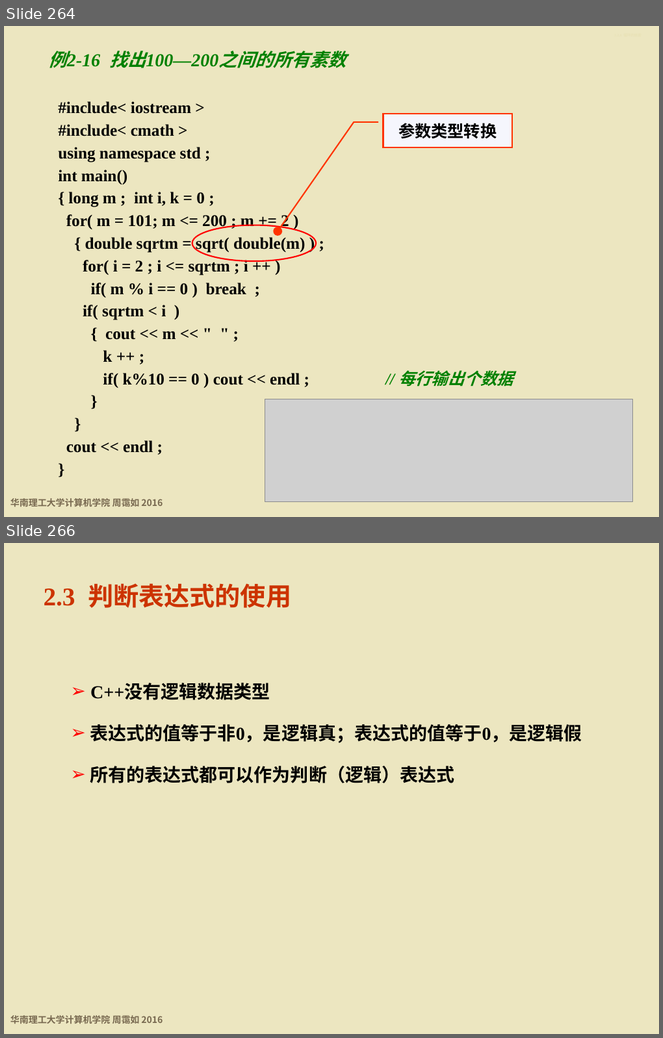
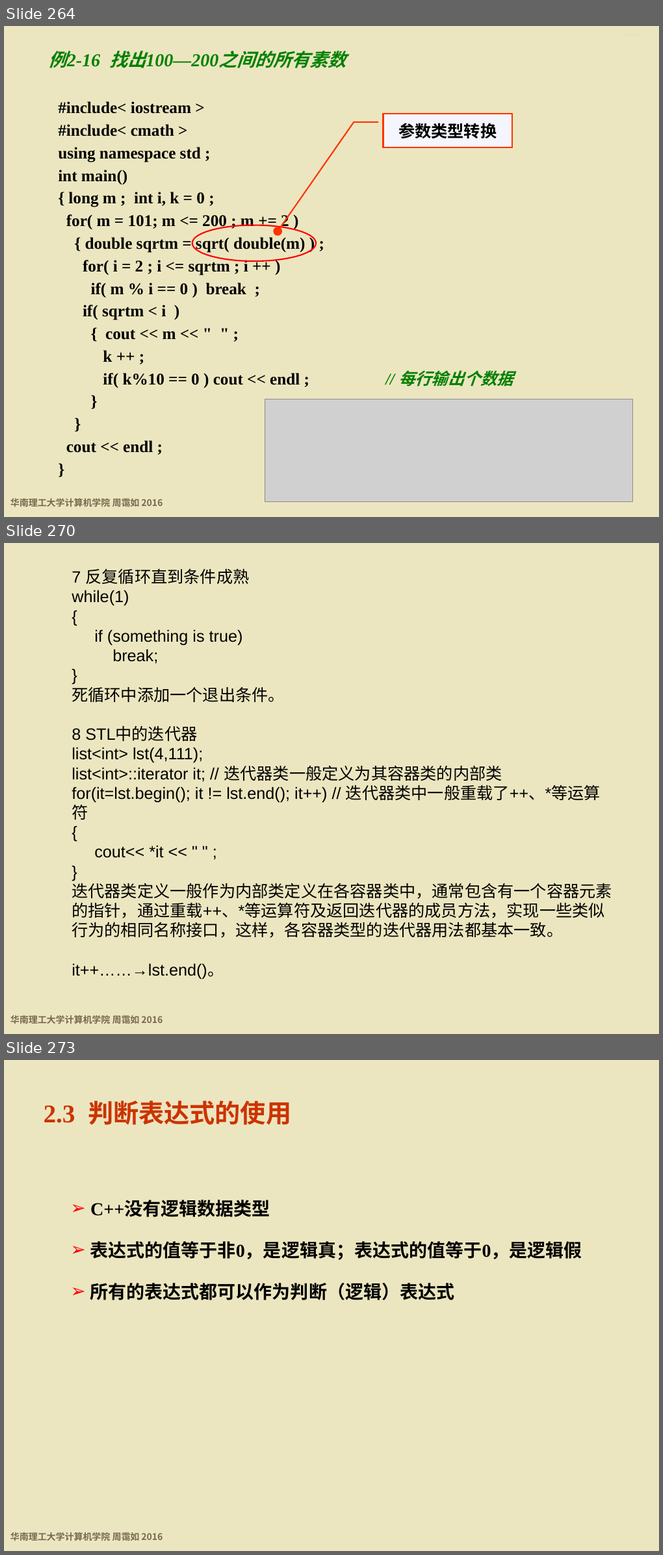
Before and after one commit to wwuhn/wwuhn.github.io, a slide deck: bookspcClassic/C++程序设计基础（第5版）周霭如/2-程序控制结构.pptx. Shown one above the other, each under a label of ours: slides 264 and 266 before the commit, slides 264, 270 and 273 after it; the slides between them are not shown. The pictures are 663x1038 and 663x1555 pixels, drawn with LibreOffice and Linux fonts; fonts in the diff are those of the drawing; grey boxes stand for pictures; background and template pictures are left out. Boxes give left, top, right and bottom in pixels: in the first picture for what was removed or moved away, otherwise in the second. Text is boxed around its words. In the diff, an @@ line names an element or a change of style, - is before the commit and + after.

```diff
--- a/bookspcClassic/C++程序设计基础（第5版）周霭如/2-程序控制结构.pptx
+++ b/bookspcClassic/C++程序设计基础（第5版）周霭如/2-程序控制结构.pptx
@@ slide 270 added at [4, 543, 659, 1034], background #ECE6C0; not listed: 1 template element that a slide beside it also shows @@
@@ text added at [72, 569, 612, 980], 18 pt, text #000000 @@
+7 反复循环直到条件成熟
+while(1)
+{
+if (something is true)
+break;
+}
+死循环中添加一个退出条件。
+8 STL中的迭代器
+list<int> lst(4,111);
+list<int>::iterator it; // 迭代器类一般定义为其容器类的内部类
+for(it=lst.begin(); it != lst.end(); it++) // 迭代器类中一般重载了++、*等运算符
+{
+cout<< *it << " " ;
+}
+迭代器类定义一般作为内部类定义在各容器类中，通常包含有一个容器元素的指针，通过重载++、*等运算符及返回迭代器的成员方法，实现一些类似行为的相同名称接口，这样，各容器类型的迭代器用法都基本一致。
+it++……→lst.end()。
@@ what was slide 266 is now slide 273 @@
```
Also in this commit, not shown: 1 slide changed, 6 other slides added.
